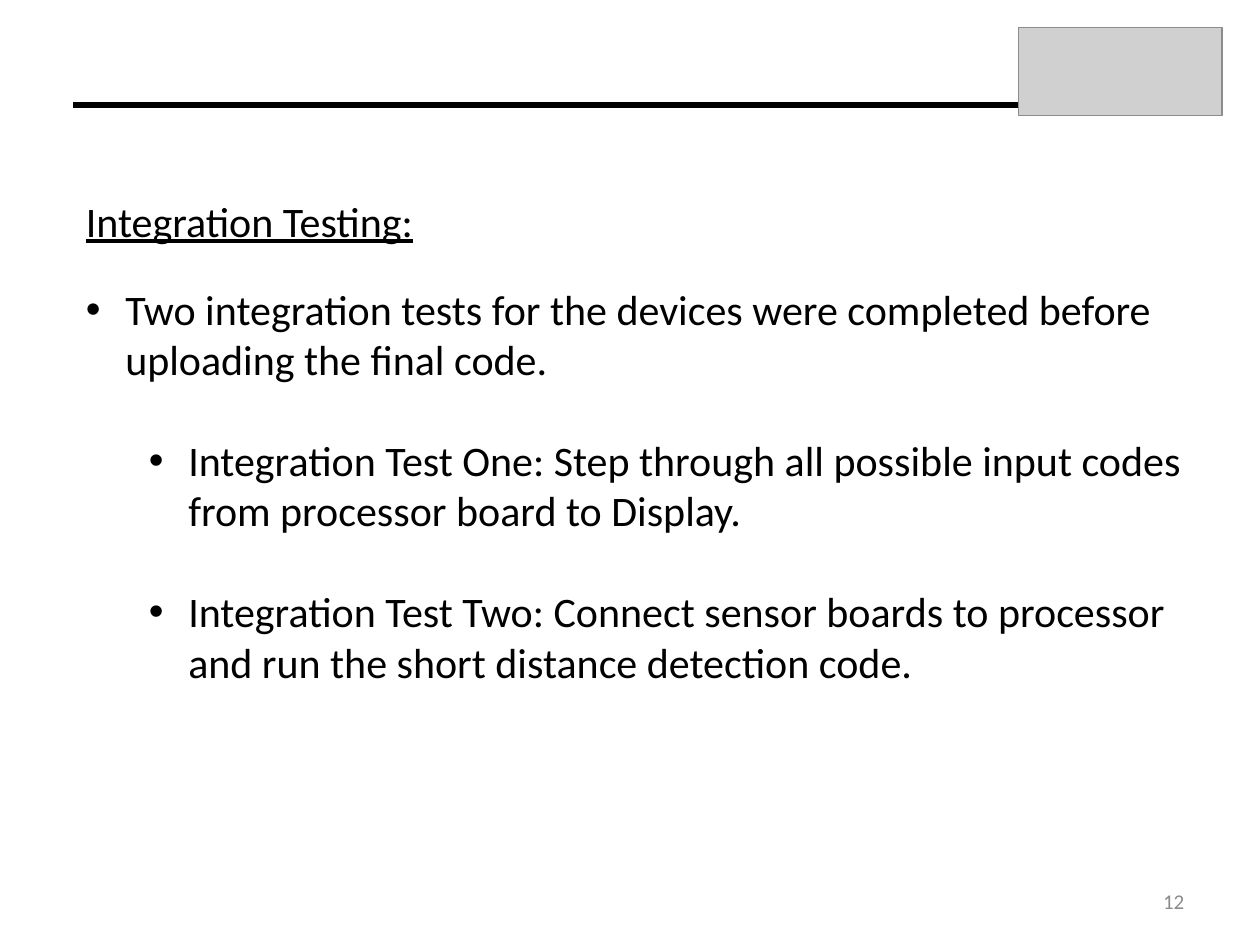
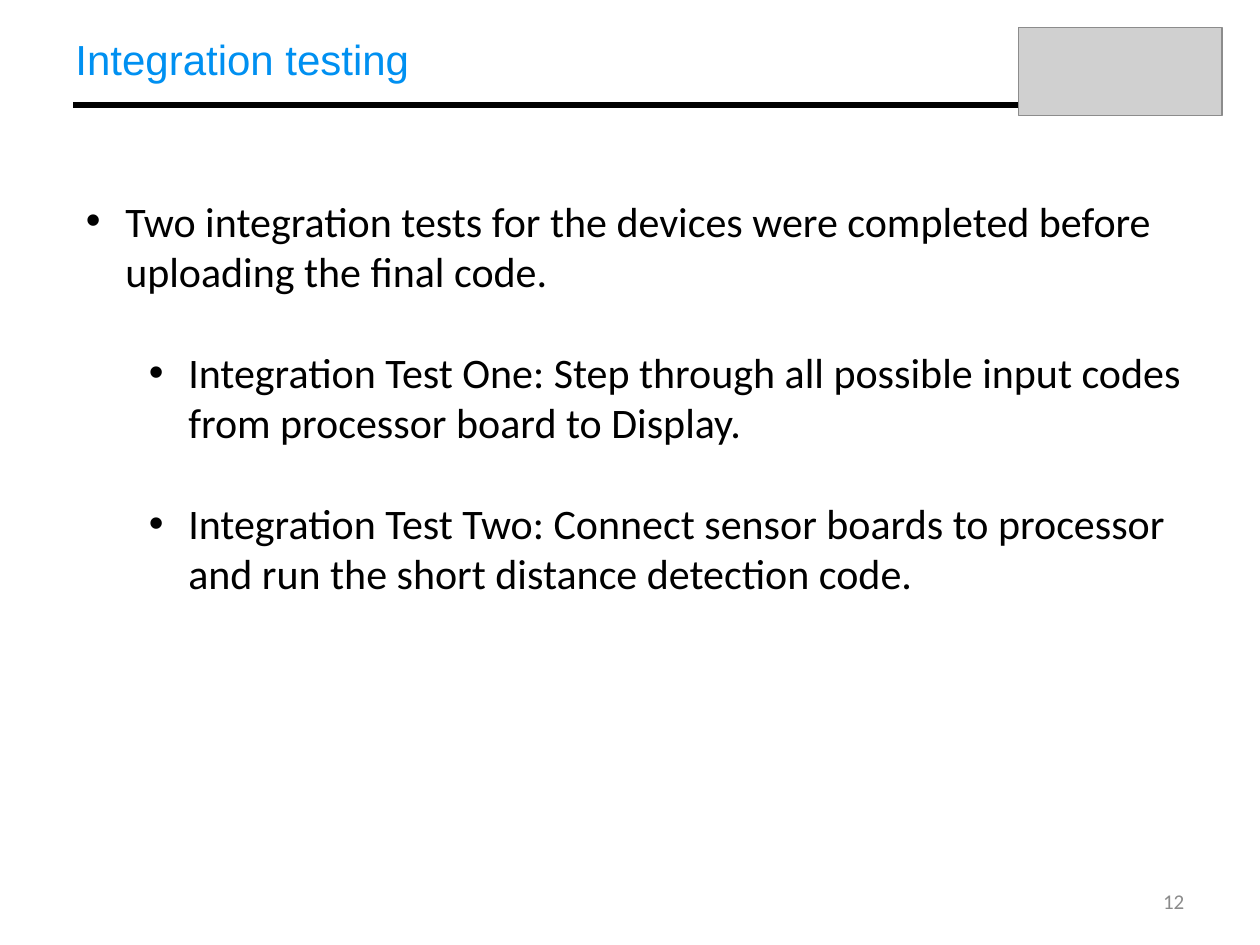
Before and after one commit to dfrister/Practicum2014, a slide deck: slide 12 of Presentation/T04_Presentation.pptx. Drawn at 1260x945 pixels with LibreOffice and Linux fonts; fonts in the diff are those of the drawing; grey boxes stand for pictures. Boxes give left, top, right and bottom in pixels: in the first picture for what was removed or moved away, otherwise in the second. Text is boxed around its words. In the diff, an @@ line names an element or a change of style, - is before the commit and + after.

```diff
--- a/Presentation/T04_Presentation.pptx
+++ b/Presentation/T04_Presentation.pptx
@@ text added at <box>75,44,409,84</box>, 24 pt, text #0090F1 @@
+Integration testing
@@ text at <box>86,208,413,245</box>: paragraph removed @@
-Integration Testing:
```
Also in this commit, not shown: 15 other slides changed.
